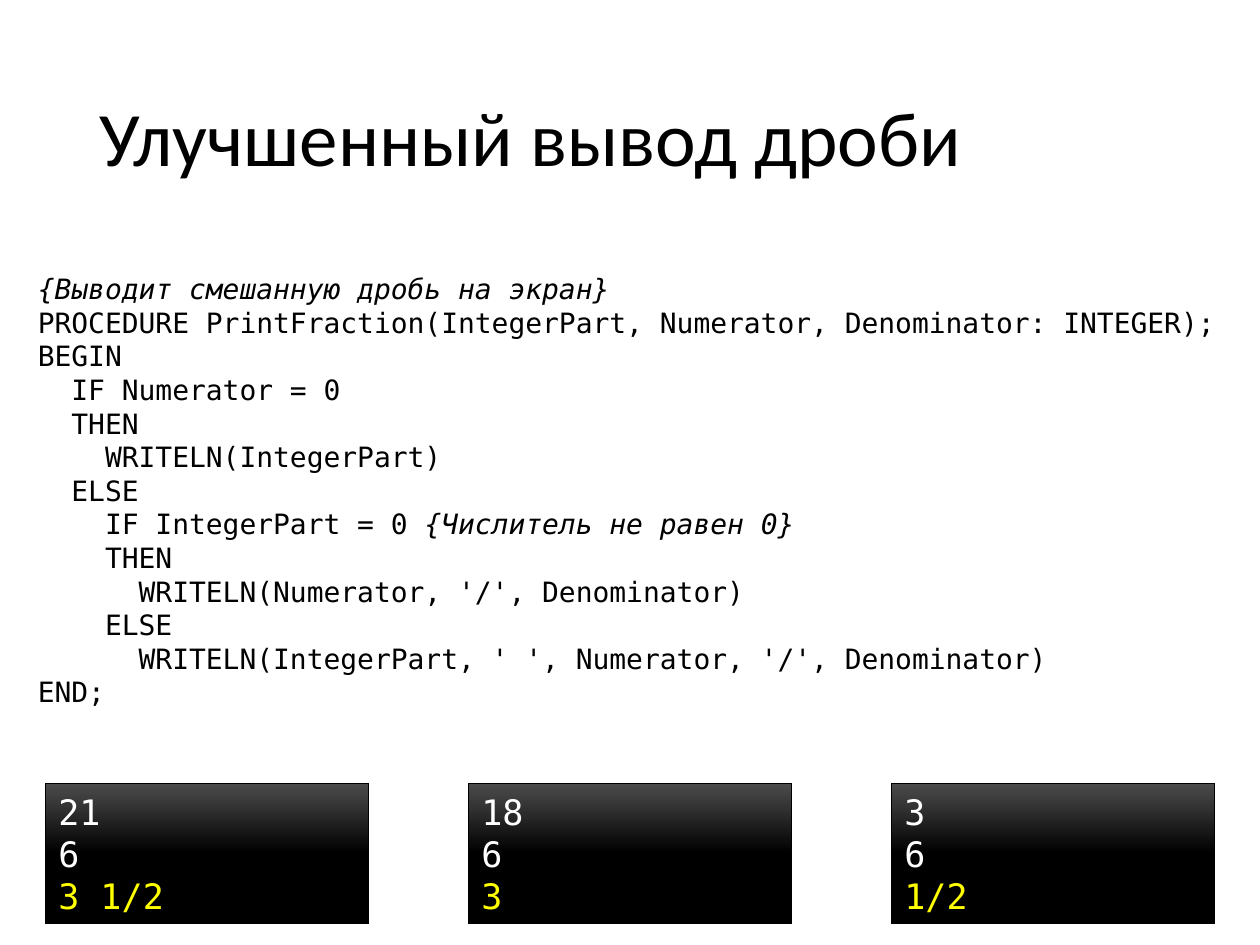
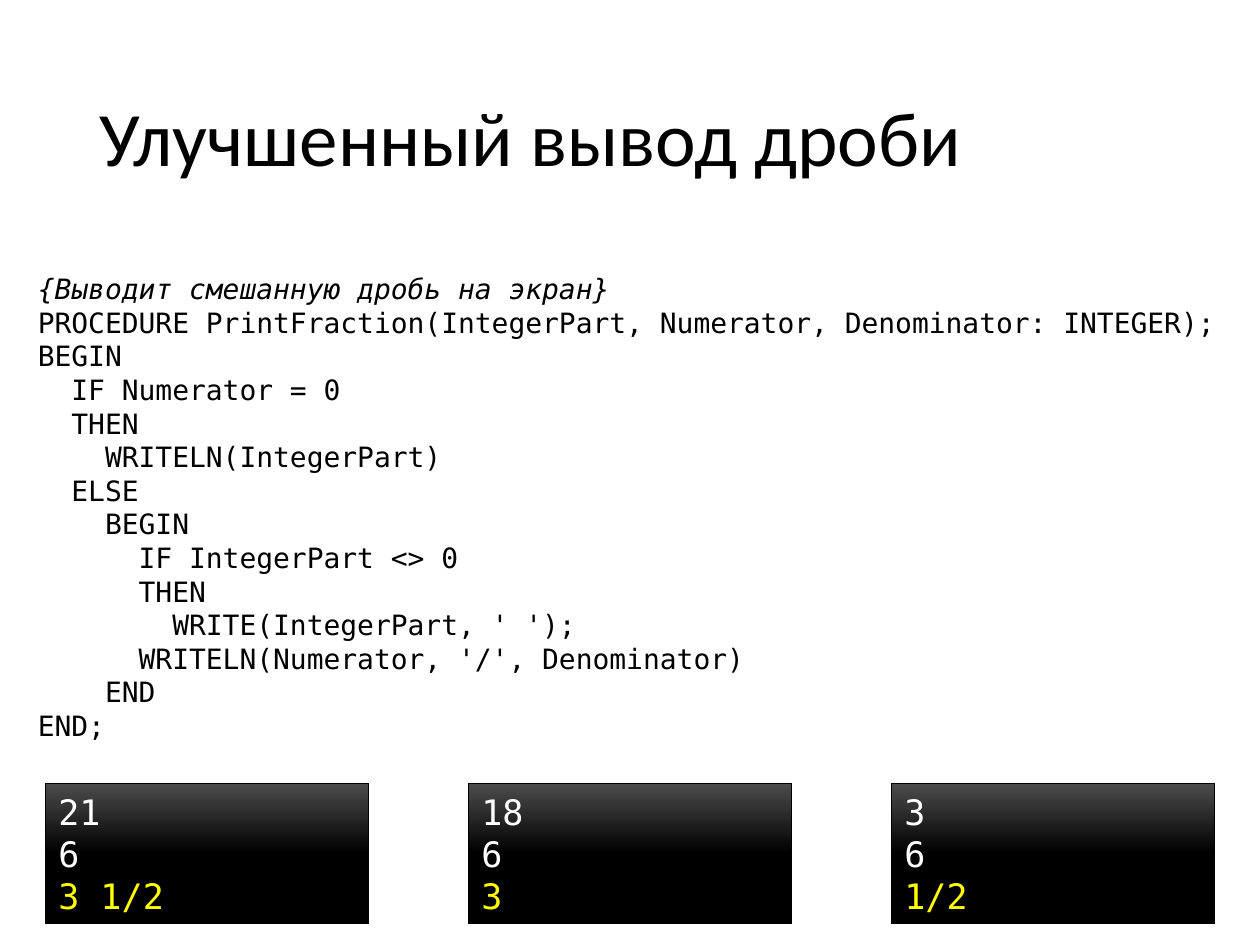
Before and after one commit to alexey-malov/fraction, a slide deck: slide 19 of Explanation.pptx (slide 18 before the commit). Drawn at 1260x945 pixels with LibreOffice and Linux fonts; fonts in the diff are those of the drawing. Boxes give left, top, right and bottom in pixels: in the first picture for what was removed or moved away, otherwise in the second. Text is boxed around its words. In the diff, an @@ line names an element or a change of style, - is before the commit and + after.

```diff
--- a/Explanation.pptx
+++ b/Explanation.pptx
@@ text at <box>105,513,458,574</box>: text changed; italic off @@
-IF IntegerPart = 0 {Числитель не равен 0}
+BEGIN
+IF IntegerPart <> 0
@@ text at <box>172,613,475,641</box>: paragraph added @@
+WRITE(IntegerPart, ' ');
@@ text at <box>105,681,155,702</box>: text changed @@
-ELSE
-WRITELN(IntegerPart, ' ', Numerator, '/', Denominator)
+END
```
Also in this commit, not shown: 4 other slides changed, 6 slides added.
